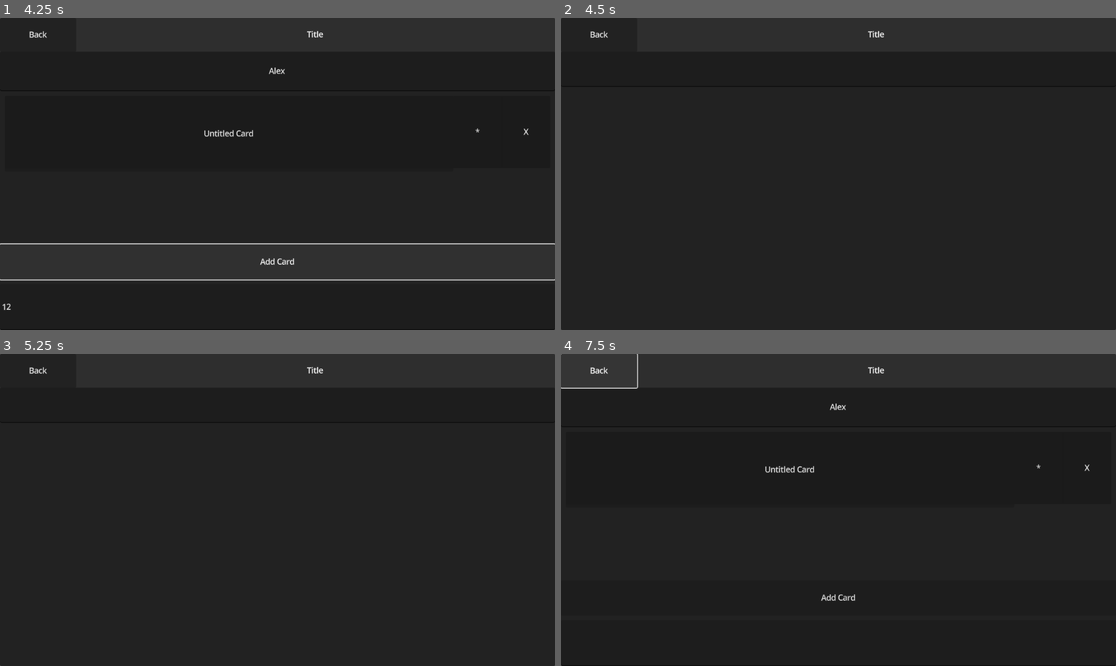
Above: before the commit, frames 1-4 (two rows, left to right).
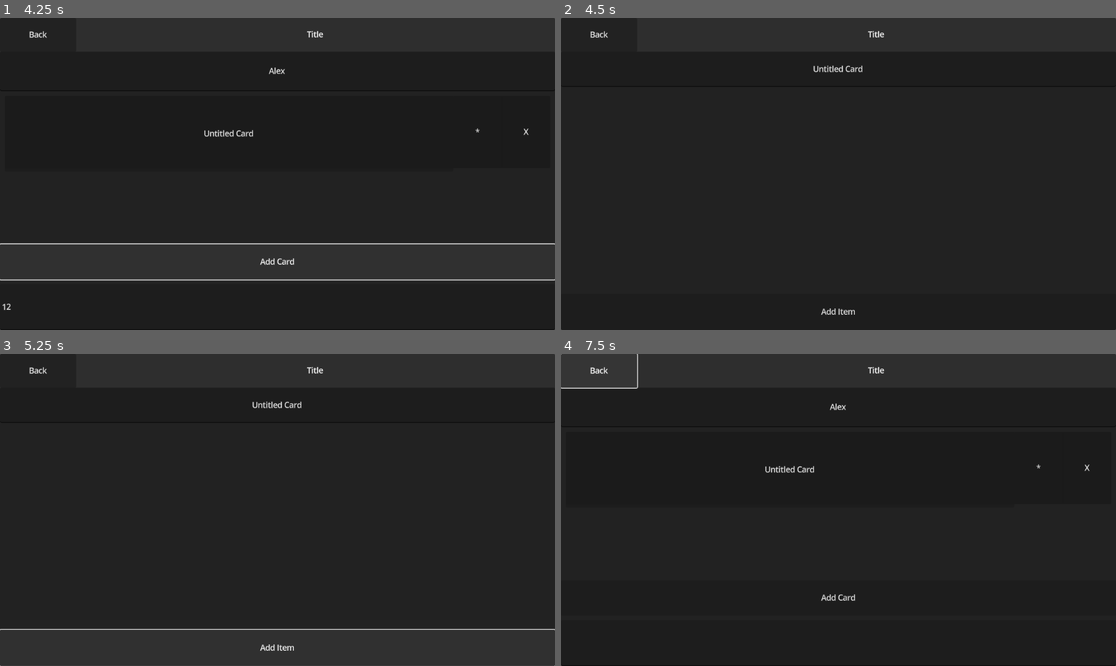
Above: after the commit, the same moments.

Repository: AndrewKostiv/Photon-Project
Game: Godot game, scene res://Pages/Main/main.tscn
Two runs of this game, one before a commit and one after it. Both use one fixed random seed, a clock stepped at 60 frames per second and the inputs below.
Inputs (mouse positions are in pixels of both pictures, inside the frame that each line leads up to):
- Up to frame 1 (4.25 s): click (210, 305) at 0.52 s; type "Alex" at 0.6 s; click "Add Deck" at 1.25 s; click (277, 139) at 2 s; click (277, 308) at 2.77 s; type "12" at 2.85 s; click "Add Card" at 3.5 s
- Up to frame 2 (4.5 s): click "Untitled Card" at 4.25 s
- Up to frame 3 (5.25 s): click (277, 647) at 5 s, where only the run after the commit has a clickable "Add Item"
- Up to frame 4 (7.5 s): click (838, 647) at 5.75 s, where only the run after the commit has a clickable "Add Item"; click (838, 647) at 6.5 s, where only the run after the commit has a clickable "Add Item"; click "Back" at 7.25 s

Frame 1 is identical in both runs. In frame 2, 0.2% of the frame differs, in the area x 45-55%, y 15-96%; in frame 3, 0.6%, in the area x 0-100%, y 15-100%; in frame 4, nothing differs.
Error before the commit: Out of bounds get index '0' (on base: 'Array[Deck]') (res://Globals/Data.gd:11)

Commit message:
Fixed card items persistence

Diff:
--- a/Display Cards/Deck Display/deck_display.gd
+++ b/Display Cards/Deck Display/deck_display.gd
@@ -5,7 +5,7 @@
 
 @export var deck:Deck
 
-func setDeck(newDeck:Deck):
+func setData(newDeck:Deck):
 	deck = newDeck
 	%TitleLabel.text = newDeck.title
 
--- a/Display Cards/Item Display/item_display.gd
+++ b/Display Cards/Item Display/item_display.gd
@@ -9,6 +9,10 @@
 
 var item: Item
 
+func setData(newItem:Item) -> void:
+	item = newItem
+	title.text = newItem.question
+
 func _init(newItem:Item) -> void:
 	item = newItem
 	title.text = item.question
--- a/Globals/Class Objects/Card.gd
+++ b/Globals/Class Objects/Card.gd
@@ -27,7 +27,7 @@
 	return data
 
 ## Adds an item to items:Array[Item] and saves
-func addItem(newItem:Item) -> void:
+func addItem(newItem:Item = Item.new()) -> void:
 	items.append(newItem)
 	Data.saveData()
 
--- a/Globals/Class Objects/Item.gd
+++ b/Globals/Class Objects/Item.gd
@@ -5,7 +5,7 @@
 @export var answers: Array[String]
 
 ## Returns new Item object
-func _init(newQuestion:String, newAnswers:Array[String]) -> void:
+func _init(newQuestion:String = "", newAnswers:Array[String] = []) -> void:
 	question = newQuestion
 	answers = newAnswers
 
@@ -17,4 +17,10 @@
 ## [codeblock]
 ## {"question": question, "answer": answer}
 ## [/codeblock]
-func getData() -> Dictionary: return { "question": question, "answers": answers }
+func getData() -> Dictionary:
+	var data:Dictionary = { "question": question, "answers": [] }
+	for answer:String in answers: data.answers.append(answer)
+	return  data
+
+func getAnswers() -> Array[String]:
+	return answers
--- a/Globals/Data.gd
+++ b/Globals/Data.gd
@@ -4,11 +4,9 @@
 
 const SAVE_FILE_PATH: String = "user://StudyToolSave.save"
 var decks: Array[Deck] = []
-var activeDeck: Deck
 
 func _ready() -> void:
 	loadData()
-	if decks[0]: activeDeck = decks[0]
 
 ## Saves data
 func saveData():
--- a/Pages/Data Editors/Card Editor/Card Editor.tscn
+++ b/Pages/Data Editors/Card Editor/Card Editor.tscn
@@ -19,11 +19,42 @@
 grow_horizontal = 2
 grow_vertical = 2
 
-[node name="LineEdit" type="LineEdit" parent="."]
+[node name="Title Edit" type="LineEdit" parent="."]
 layout_mode = 1
 anchors_preset = -1
 anchor_right = 1.00028
 anchor_bottom = 0.126247
 offset_right = -0.328003
 offset_bottom = 0.192001
+placeholder_text = "Title"
+alignment = 1
 metadata/_edit_use_anchors_ = true
+
+[node name="ScrollContainer" type="ScrollContainer" parent="."]
+layout_mode = 1
+anchors_preset = -1
+anchor_top = 0.126543
+anchor_right = 0.999847
+anchor_bottom = 0.857741
+offset_right = 0.175964
+offset_bottom = 0.18399
+metadata/_edit_use_anchors_ = true
+
+[node name="Items Container" type="VBoxContainer" parent="ScrollContainer"]
+unique_name_in_owner = true
+layout_mode = 2
+size_flags_horizontal = 3
+size_flags_vertical = 3
+
+[node name="Add Item" type="Button" parent="."]
+layout_mode = 1
+anchors_preset = -1
+anchor_top = 0.87037
+anchor_right = 0.9995
+anchor_bottom = 1.00033
+offset_right = 0.575989
+offset_bottom = -0.216003
+text = "Add Item"
+metadata/_edit_use_anchors_ = true
+
+[connection signal="pressed" from="Add Item" to="." method="_on_add_item_pressed"]
--- a/Pages/Data Editors/Card Editor/card_editor.gd
+++ b/Pages/Data Editors/Card Editor/card_editor.gd
@@ -1,11 +1,16 @@
 extends Control
 # Card editor
 signal nextScene(data:Item)
+
+@onready var title_edit: LineEdit = $"Title Edit"
+@onready var add_item: Button = $"Add Item"
+@onready var items_container: VBoxContainer = %"Items Container"
 
 var card: Card
 
 func setup(newCard:Card) -> void:
 	card = newCard
+	title_edit.text = newCard.title
 
 ## Returns card:Card
 ## [br]
@@ -15,3 +20,12 @@
 
 func onItemSelected(item:Item) -> void:
 	nextScene.emit(item)
+
+func _on_add_item_pressed() -> void:
+	card.addItem()
+
+func redrawItemDisplay():
+	for item in card.items:
+		var newItemDisplay = SceneManager.getItemDisplay()
+		items_container.add_child(newItemDisplay)
+		newItemDisplay.setData(item)
--- a/Pages/DeckMenu/deck_menu.gd
+++ b/Pages/DeckMenu/deck_menu.gd
@@ -32,7 +32,7 @@
 	if !newDeckDisplay:
 		printerr("Failed to instantiate DECK_DISPLAY")
 		return
-	newDeckDisplay.setDeck(newDeck)
+	newDeckDisplay.setData(newDeck)
 	deck_cards_container.add_child(newDeckDisplay)
 	newDeckDisplay.nextScene.connect(onDeckSelected)
 
